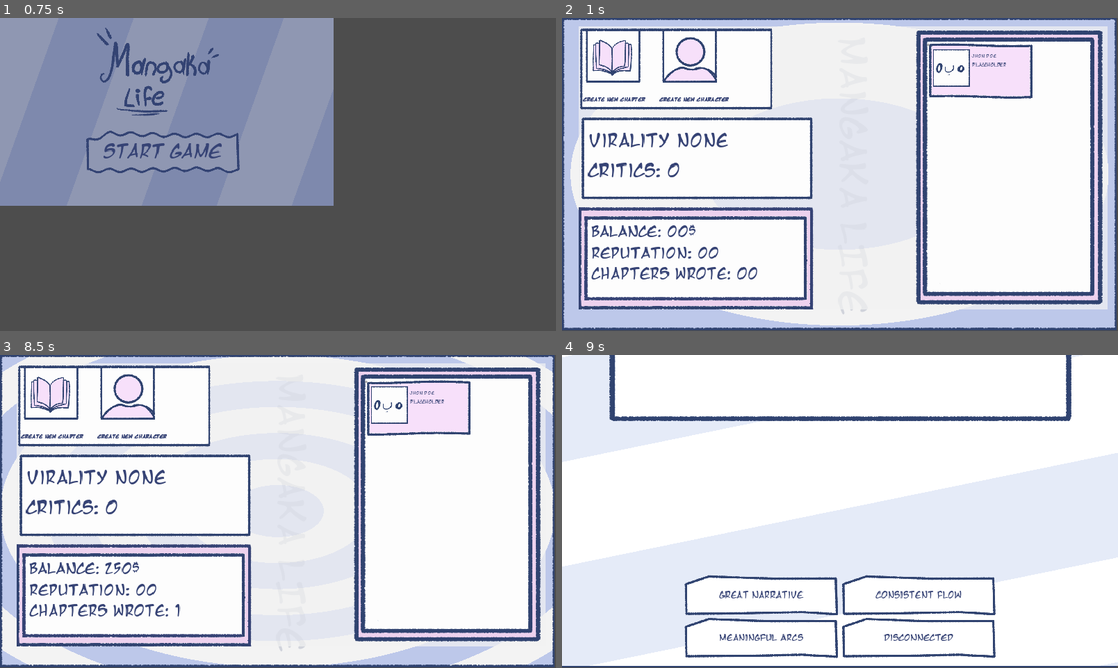
Above: before the commit, frames 1-4 (two rows, left to right).
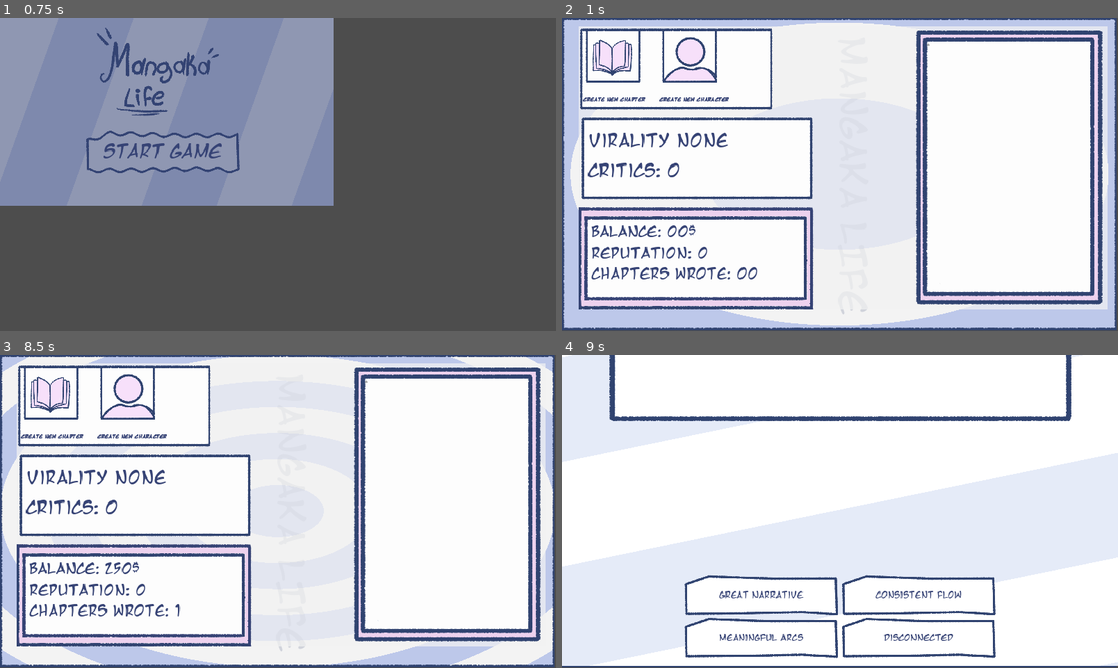
Above: after the commit, the same moments.

Repository: Noodle-Dev/Mangaka-Life
Game: Godot game, scene res://assets/scenes/Menus/Main_Menu.tscn
Same seed, same stepped clock (60 frames per second), same inputs: the game is played once before the commit and once after it. The project has no main scene, so this scene is started directly.
Inputs (mouse positions are in pixels of both pictures, inside the frame that each line leads up to):
- Up to frame 1 (0.75 s): click "Start Game" at 0.5 s
- Up to frame 2 (1 s): no input
- Up to frame 3 (8.5 s): click "Create New CHapter" at 1.25 s; click "Create New CHapter" at 2 s; click "Create New Character" at 2.75 s; click "Create New Character" at 3.5 s; click "Balanced" at 4.25 s; click "Strong resolution" at 5 s; click "Friendship" at 5.75 s; click "Epic battle" at 6.5 s; click "Dark city" at 7.25 s; click (278, 530) at 8 s
- Up to frame 4 (9 s): click "Create New CHapter" at 8.75 s

Frame 1 is identical in both runs. In frame 2, 2.6% of the frame differs, in the area x 26-85%, y 8-77%; in frame 3, 2.6%; in frame 4, nothing differs.

Commit message:
Minigames working

Diff:
--- a/assets/prefabs/Character_Creation_Prefabs/MiniGames/MiniGame_01.tscn
+++ b/assets/prefabs/Character_Creation_Prefabs/MiniGames/MiniGame_01.tscn
@@ -59,7 +59,3 @@
 
 [node name="Ball_In_Game" parent="." instance=ExtResource("3_8xq4i")]
 position = Vector2(297, 731)
-
-[node name="Camera2D" type="Camera2D" parent="."]
-visible = false
-position = Vector2(961, 538)
--- a/assets/scenes/Mechanics_Scenes/character_maker_scene.tscn
+++ b/assets/scenes/Mechanics_Scenes/character_maker_scene.tscn
@@ -14,9 +14,46 @@
 shader_parameter/speed = 2.0
 shader_parameter/blur = 0.0
 
+[sub_resource type="Animation" id="Animation_p6gya"]
+resource_name = "Start_mini"
+length = 0.4
+tracks/0/type = "value"
+tracks/0/imported = false
+tracks/0/enabled = true
+tracks/0/path = NodePath("UI/ColorRect:position")
+tracks/0/interp = 1
+tracks/0/loop_wrap = true
+tracks/0/keys = {
+"times": PackedFloat32Array(0, 0.1, 0.3, 0.4),
+"transitions": PackedFloat32Array(1, 1, 1, 1),
+"update": 0,
+"values": [Vector2(-2041, 260), Vector2(0, 260), Vector2(0, 260), Vector2(2044, 260)]
+}
+
+[sub_resource type="Animation" id="Animation_4n8e1"]
+length = 0.001
+tracks/0/type = "value"
+tracks/0/imported = false
+tracks/0/enabled = true
+tracks/0/path = NodePath("UI/ColorRect:position")
+tracks/0/interp = 1
+tracks/0/loop_wrap = true
+tracks/0/keys = {
+"times": PackedFloat32Array(0),
+"transitions": PackedFloat32Array(1),
+"update": 0,
+"values": [Vector2(-2041, 260)]
+}
+
+[sub_resource type="AnimationLibrary" id="AnimationLibrary_y47ou"]
+_data = {
+"RESET": SubResource("Animation_4n8e1"),
+"Start_mini": SubResource("Animation_p6gya")
+}
+
 [node name="Character_Maker_Scene" type="Node2D"]
 script = ExtResource("1_6h1if")
-microgameScenes = Array[PackedScene]([ExtResource("2_7doxp")])
+microgame_scenes = Array[PackedScene]([ExtResource("2_7doxp")])
 
 [node name="MicroTimer" type="Timer" parent="."]
 wait_time = 10.0
@@ -57,4 +94,22 @@
 grow_horizontal = 2
 grow_vertical = 2
 
+[node name="ColorRect" type="ColorRect" parent="UI"]
+layout_mode = 1
+anchors_preset = 14
+anchor_top = 0.5
+anchor_right = 1.0
+anchor_bottom = 0.5
+offset_left = 2044.0
+offset_top = -280.0
+offset_right = 2044.0
+offset_bottom = 92.0
+grow_horizontal = 2
+grow_vertical = 2
+
+[node name="AnimationPlayer" type="AnimationPlayer" parent="."]
+libraries = {
+"": SubResource("AnimationLibrary_y47ou")
+}
+
 [connection signal="timeout" from="MicroTimer" to="." method="_on_micro_timer_timeout"]
--- a/assets/scenes/Menus/MainStats_Menu.tscn
+++ b/assets/scenes/Menus/MainStats_Menu.tscn
@@ -286,6 +286,7 @@
 theme_override_constants/separation = 190
 
 [node name="Critic" parent="UI/Manga_Bg/Virality/Critics_Holder" instance=ExtResource("2_npwkf")]
+visible = false
 layout_mode = 2
 
 [node name="Critic2" parent="UI/Manga_Bg/Virality/Critics_Holder" instance=ExtResource("2_npwkf")]
@@ -421,7 +422,6 @@
 
 [node name="Character_Maker_Scene" parent="." instance=ExtResource("13_micli")]
 position = Vector2(0, 1284)
-microgameScenes = Array[PackedScene]([])
 
 [node name="Notifications" type="Control" parent="."]
 visible = false
--- a/assets/scripts/Chapter_Creation/Critic_User_Logic.gd
+++ b/assets/scripts/Chapter_Creation/Critic_User_Logic.gd
@@ -6,9 +6,9 @@
 @onready var user_pic = $User/UserPic  # TextureRect
 
 # Variables exportadas
-@export var good_opinions = ["¡Me encantó!", "Una obra maestra.", "Increíblemente creativo."]
-@export var bad_opinions = ["No es de mi agrado.", "Le falta algo.", "Demasiado simple."]
-@export var random_names = ["Alex", "Jordan", "Taylor", "Morgan", "Casey", "Riley"]
+@onready var good_opinions = GlobalData.G_good_opinions
+@onready var bad_opinions = GlobalData.G_bad_opinions
+@onready var random_names = GlobalData.G_random_names
 @export var user_pic_folder = "res://assets/sprites/User pfps/"  # Ruta de la carpeta de imágenes
 
 # Umbral único del crítico
@@ -24,36 +24,41 @@
 	if user_pic == null:
 		print("Error: 'user_pic' es null. Verifica la ruta o el nodo.")
 
+	# Asignar un nombre aleatorio
+	assign_random_user_name()
+
+	# Asignar una imagen de perfil aleatoria
+	set_random_user_pic()
+
+	# Asignar una opinión inicial aleatoria (buena o mala)
+	assign_random_opinion()
+
 	# Generar un umbral único aleatorio
 	unique_threshold = randi() % 101
 
-func set_critic_data(global_score: int, threshold: int, likes_higher: bool):
-	unique_threshold = threshold
-
-	# Asignar nombre
+func assign_random_user_name():
+	"""
+	Asigna un nombre aleatorio al usuario.
+	"""
 	if user_name != null:
 		user_name.text = random_names[randi() % random_names.size()]
+		print("Nombre asignado:", user_name.text)
 	else:
 		print("Error: 'user_name' es null. No se pudo asignar un nombre.")
 
-	# Asignar opinión
+func assign_random_opinion():
+	"""
+	Asigna una opinión inicial aleatoria (buena o mala) al usuario.
+	"""
 	if user_opinion != null:
-		var is_good = (global_score >= unique_threshold) if likes_higher else (global_score <= unique_threshold)
+		var is_good = randf() < 0.5  # 50% de probabilidad de ser buena o mala
 		user_opinion.clear()
 		user_opinion.add_text(
 			good_opinions[randi() % good_opinions.size()] if is_good else bad_opinions[randi() % bad_opinions.size()]
 		)
-
-		# Modificar el balance global en función de la opinión
-		if is_good:
-			get_tree().call_group("Menu_grub", "adjust_balance", 300)
-		else:
-			get_tree().call_group("Menu_grub", "adjust_balance", -100)
+		print("Opinión asignada:", user_opinion.text)
 	else:
 		print("Error: 'user_opinion' es null. No se pudo asignar una opinión.")
-
-	# Asignar imagen
-	set_random_user_pic()
 
 func set_random_user_pic():
 	"""
--- a/assets/scripts/Character_Creation/Character_Creation_Minigames.gd
+++ b/assets/scripts/Character_Creation/Character_Creation_Minigames.gd
@@ -1,65 +1,40 @@
 extends Node2D
 
-@export var microgameScenes: Array[PackedScene]  # Escenas exportables de minijuegos asignables desde el inspector
-#@onready var microGameAnim: AnimationPlayer = $Mostrador/MicroGame  # Controlador de animaciones
-@onready var microgameTimer: Timer = $MicroTimer  # Temporizador para los minijuegos
-@onready var micro_game_holder: Node = $UI/MicroGameHolder  # Contenedor de los minijuegos
+@export var microgame_scenes: Array[PackedScene]  # Escenas exportables de minijuegos asignables desde el inspector
+@onready var microgame_timer: Timer = $MicroTimer  # Temporizador para los minijuegos
+@onready var micro_game_anim = $AnimationPlayer
+@onready var micro_game_holder: Control = $UI/MicroGameHolder  # Contenedor de los minijuegos
 
-var currentMicrogame: Node = null  # Referencia al minijuego actual
+
+var microgame_instance: Node = null  # Referencia al minijuego actual
 
 func _ready():
-	"""
-	Función ejecutada al inicio de la escena.
-	Inicializa la lógica de los minijuegos.
-	"""
-	initialize_minigames()
+	if microgame_instance == null:
+		pass
 
-func initialize_minigames():
-	"""
-	Inicializa los minijuegos, verificando que las escenas estén configuradas correctamente.
-	"""
-	if microgameScenes.size() == 0:
-		print("[ERROR] No hay minijuegos asignados. Por favor, añade minijuegos en el inspector.")
-		return
+func spawn_random_microgame():
+	var random_index = randi() % microgame_scenes.size()
+	var selected_microgame_scene = microgame_scenes[random_index]
+	microgame_instance = selected_microgame_scene.instantiate()
+	add_child(microgame_instance)
 
-	print("[INFO] Minijuegos inicializados correctamente.")
+	if microgame_instance:
+		microgame_instance.position = $UI/MicroGameHolder.position
 
-func spawnRandomMicrogame():
-	"""
-	Selecciona un minijuego aleatorio de la lista y lo instancia en la escena.
-	"""
-	if microgameScenes.size() == 0:
-		print("[ERROR] No hay minijuegos disponibles para instanciar.")
-		return
+	if microgame_timer:
+		microgame_timer.start()
+func start_microgame():
+	if micro_game_anim:
+		micro_game_anim.play("Start_mini")  # Replace "Start_mini" with your specific animation name.
+		await micro_game_anim.animation_finished
+	spawn_random_microgame()
 
-	# Selecciona un minijuego aleatorio
-	var randomIndex = randi() % microgameScenes.size()
-	var selectedMicrogameScene: PackedScene = microgameScenes[randomIndex]
+func _on_micro_timer_timeout():
+	end_microgame()
 
-	# Instancia el minijuego
-	currentMicrogame = selectedMicrogameScene.instantiate()
-
-	# Verifica que el contenedor exista antes de agregar el minijuego
-	if micro_game_holder:
-		micro_game_holder.add_child(currentMicrogame)
-		print("[INFO] Minijuego instanciado correctamente en MicroGameHolder.")
-	else:
-		print("[ERROR] 'micro_game_holder' no está configurado o no es válido.")
-
-	# Inicia el temporizador si está configurado
-	if microgameTimer:
-		microgameTimer.start()
-		print("[INFO] Temporizador del minijuego iniciado.")
-
-func endMicrogame():
-	"""
-	Finaliza y elimina el minijuego actual.
-	"""
-	if currentMicrogame != null:
-		if micro_game_holder and currentMicrogame.get_parent() == micro_game_holder:
-			micro_game_holder.remove_child(currentMicrogame)  # Elimina del contenedor
-		currentMicrogame.queue_free()  # Libera la memoria
-		currentMicrogame = null
-		print("[INFO] Minijuego finalizado y eliminado.")
-	else:
-		print("[WARN] No hay un minijuego activo para finalizar.")
+func end_microgame():
+	if microgame_instance != null:
+		remove_child(microgame_instance)
+		microgame_instance.queue_free()
+		microgame_instance = null
+		$"../Transitions_Panels".play_backwards("CHAP_Maker_Enter")
--- a/assets/scripts/Data/Global_Data.gd
+++ b/assets/scripts/Data/Global_Data.gd
@@ -1,12 +1,39 @@
 extends Node
+
+#Stats
 var G_Balance = 500
 var G_Reputation = 0
 var G_Chap_Wrote = 0
+var G_N_Critics = 0
 
 var G_FinalScore = 0
 
+#Opinions
+var G_good_opinions = [
+	"I loved it!", "A masterpiece.", "Incredibly creative.",
+	"Absolutely fantastic.", "Brilliant work!", "Highly enjoyable.",
+	"Exceeded expectations.", "Very impressive.", "Stunning effort.",
+	"Truly remarkable.", "Couldn't stop smiling!", "Top-notch quality."
+];
+
+var G_bad_opinions = [
+	"Not my cup of tea.", "It lacks something.", "Too simplistic.",
+	"Could use improvement.", "Not engaging enough.", "Fell flat for me.",
+	"Didn't meet expectations.", "A bit underwhelming.", "Missed the mark.",
+	"Needs more depth.", "Not what I expected.", "Disappointing overall."
+];
+
+var G_random_names = [
+	"Alex", "Jordan", "Taylor", "Morgan", "Casey", "Riley",
+	"Cameron", "Harper", "Quinn", "Drew", "Peyton", "Skyler",
+	"Blake", "Sawyer", "Rowan", "Logan", "Reese", "Avery",
+	"Emerson", "Charlie", "Finley", "Dakota", "Hayden", "Tatum",
+	"Elliot", "Lennox", "Jesse", "Micah", "Sage", "Phoenix","Noodle Dev"
+];
+
+#Questions
 var G_question_types = {
-	"manga_beginning": [
+	"manga_beginning": [ #Questions of the beggining
 		{
 			"text": "How does the journey begin?",
 			"options": {
@@ -16,7 +43,7 @@
 				"Wandering aimlessly": -1
 			}
 		},
-		{
+		{ #Oppening scene settings
 			"text": "Opening scene setting?",
 			"options": {
 				"Dark city": 2,
@@ -25,7 +52,7 @@
 				"Generic background": -2
 			}
 		},
-		{
+		{ #Protagonist setting
 			"text": "Protagonist's first emotion?",
 			"options": {
 				"Curiosity": 2,
@@ -35,7 +62,7 @@
 			}
 		}
 	],
-	"manga_climax": [
+	"manga_climax": [ #Climax
 		{
 			"text": "Main conflict in climax?",
 			"options": {
--- a/assets/scripts/MainStats/main_stats_menu_Logic.gd
+++ b/assets/scripts/MainStats/main_stats_menu_Logic.gd
@@ -21,6 +21,7 @@
 
 # Temporizador para críticas
 @onready var criticism_timer = $CriticismTimer
+@onready var NCritik = 0
 
 # Rango de tiempo para críticas (en segundos)
 @export var min_criticism_interval = 3
@@ -30,6 +31,7 @@
 	# Configurar el temporizador al inicio
 	transitions_panels.play("RESET")
 	reset_criticism_timer()
+	update_status()
 
 # Resetea y configura el temporizador con un intervalo aleatorio
 func reset_criticism_timer():
@@ -64,11 +66,61 @@
 		# Añade el objeto al contenedor de críticas (critics_holder)
 		if critics_holder:
 			critics_holder.add_child(new_critic)
+			GlobalData.G_N_Critics =  GlobalData.G_N_Critics + 1
+			$UI/NCritics.text = "Critics: " + str(GlobalData.G_N_Critics)
+			update_status()
 			print("Crítico generado y añadido al contenedor de críticas.")
 		else:
 			print("Error: 'critics_holder' no está configurado o no es válido.")
 	else:
 		print("Error: 'criticObject' no es un PackedScene válido.")
+
+func update_status():
+	# Actualizar reputación basada en G_FinalScore
+	var score = GlobalData.G_FinalScore
+	var rep = 0
+
+	if score < 20:
+		rep = 0
+	elif score < 40:
+		rep = 1
+	elif score < 60:
+		rep = 2
+	elif score < 80:
+		rep = 3
+	elif score < 90:
+		rep = 4
+	else:
+		rep = 5
+
+	# Actualizar el texto de reputación
+	if reputation and reputation is RichTextLabel:
+		reputation.text = "Reputation: " + str(rep)
+	else:
+		print("Error: 'reputation' no está asignado o no es un RichTextLabel.")
+
+	# Determinar el nivel de virality
+	var virality_text = ""
+	if rep == 0:
+		virality_text = "[b]Virality:[/b] None"
+	elif rep == 1:
+		virality_text = "[b]Virality:[/b] Some"
+	elif rep == 2:
+		virality_text = "[b]Virality:[/b] Kind of"
+	elif rep == 3:
+		virality_text = "[b]Virality:[/b] A lot"
+	elif rep == 4:
+		virality_text = "[b]Virality:[/b] Recognized"
+	elif rep == 5:
+		virality_text = "[b]Virality:[/b] Famous"
+	else:
+		virality_text = "[b]Virality:[/b] None"
+
+	if virality_status and virality_status is RichTextLabel:
+		virality_status.text = virality_text
+	else:
+		print("Error: 'virality_status' no está asignado o no es un RichTextLabel.")
+
 
 func adjust_balance(amount: int):
 	"""
@@ -86,12 +138,14 @@
 		transitions_panels.play("CH_Maker_Enter")
 		ChapterMakerPanel.initialize_quiz()
 	else:
+		transitions_panels.play("Money_Flash")
 		print("No tienes suficiente balance para crear un capítulo.")
 
 func _on_create_character_button_pressed():
 	if GlobalData.G_Balance >= 150:
 		adjust_balance(-150)
 		transitions_panels.play("CHAP_Maker_Enter")
+		$Character_Maker_Scene.start_microgame()
 
 		# Inicializa los minijuegos
 		if minigames_node and minigames_node.has_method("initialize_minigames"):
@@ -99,4 +153,5 @@
 		else:
 			print("Error: Nodo de minijuegos no encontrado o no tiene el método 'initialize_minigames'.")
 	else:
+		transitions_panels.play("Money_Flash")
 		print("No tienes suficiente balance para crear un personaje.")
--- a/project.godot
+++ b/project.godot
@@ -31,7 +31,7 @@
 
 move_ball={
 "deadzone": 0.5,
-"events": [Object(InputEventKey,"resource_local_to_scene":false,"resource_name":"","device":-1,"window_id":0,"alt_pressed":false,"shift_pressed":false,"ctrl_pressed":false,"meta_pressed":false,"pressed":false,"keycode":0,"physical_keycode":32,"key_label":0,"unicode":32,"location":0,"echo":false,"script":null)
+"events": [Object(InputEventMouseButton,"resource_local_to_scene":false,"resource_name":"","device":-1,"window_id":0,"alt_pressed":false,"shift_pressed":false,"ctrl_pressed":false,"meta_pressed":false,"button_mask":1,"position":Vector2(78, 22),"global_position":Vector2(87, 68),"factor":1.0,"button_index":1,"canceled":false,"pressed":true,"double_click":true,"script":null)
 ]
 }
 
Not shown: 1 places in assets/scenes/Mechanics_Scenes/character_maker_scene.tscn that only renumber resources
Binary file added: assets/sprites/User pfps/ico_3.png
Not shown, added: assets/sprites/User pfps/ico_3.png.import
Binary file added: assets/sprites/User pfps/ico_4.png
Not shown, added: assets/sprites/User pfps/ico_4.png.import
Binary file added: assets/sprites/User pfps/ico_5.png
Not shown, added: assets/sprites/User pfps/ico_5.png.import
Binary file added: assets/sprites/User pfps/ico_6.png
Not shown, added: assets/sprites/User pfps/ico_6.png.import
Binary file added: assets/sprites/User pfps/ico_7.png
Not shown, added: assets/sprites/User pfps/ico_7.png.import
Binary file added: assets/sprites/User pfps/ico_8.png
(and 1 more such lines)
